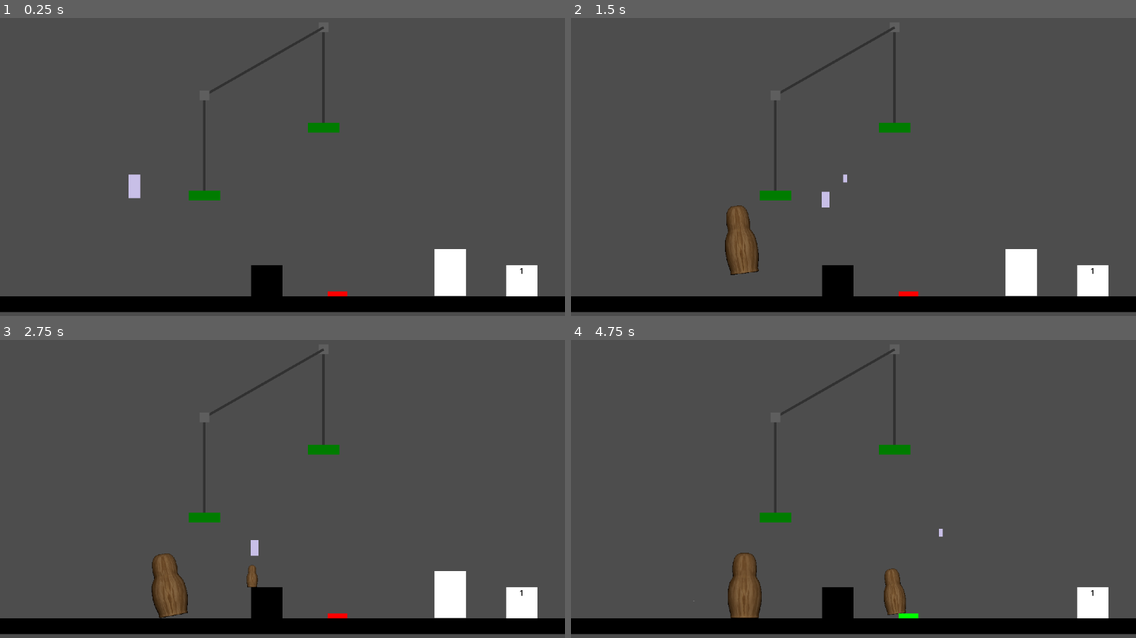
Above: before the commit, frames 1-4 (two rows, left to right).
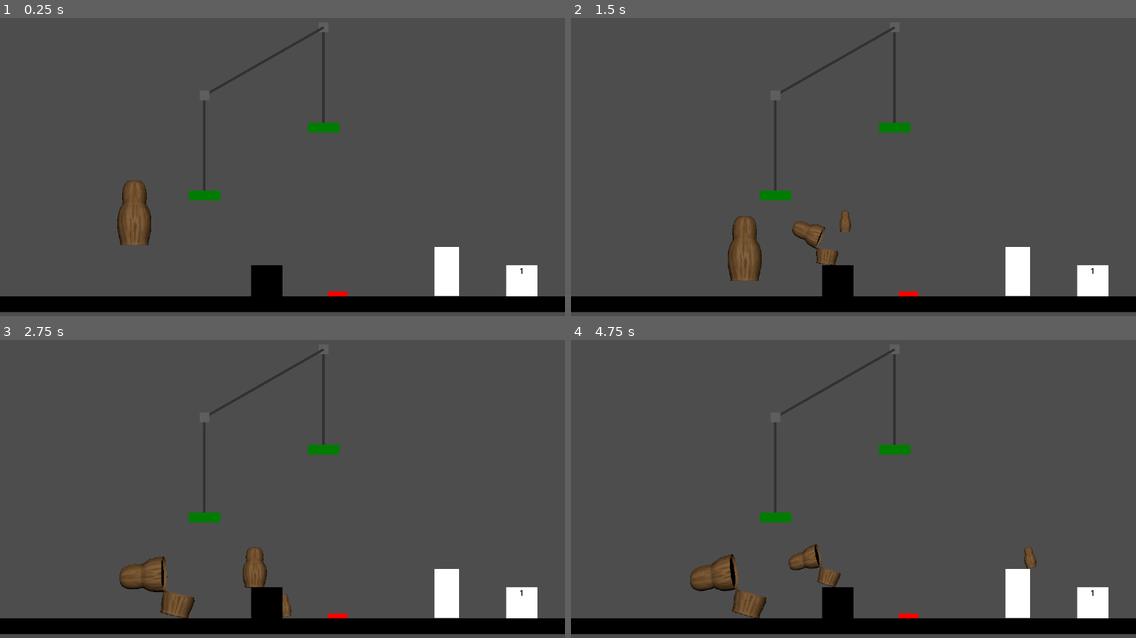
Above: after the commit, the same moments.

Repository: SethHDavis99/GMTK2024
Game: Godot game, scene res://levels/main.tscn
Same seed, same stepped clock (60 frames per second), same inputs: the game is played once before the commit and once after it.
Inputs (mouse positions are in pixels of both pictures, inside the frame that each line leads up to):
- Up to frame 1 (0.25 s): no input
- Up to frame 2 (1.5 s): move the mouse to (706, 259) at 0.52 s; press the mouse at (706, 259) at 0.53 s; hold D (move_right) from 0.53 s (still down); tap W (jump) at 0.77, 1.07 s; tap Space (pop) at 0.8, 1.35 s; move the mouse to (808, 208) at 1.27 s; release the mouse at (808, 208) at 1.28 s
- Up to frame 3 (2.75 s): tap W (jump) at 1.52, 1.55, 1.82 s; move the mouse to (350, 459) at 2.02 s; release D (move_right) at 2.03 s; hold A (move_left) from 2.03 s (still down); hold W (jump) from 2.03 s (still down); click (350, 459) at 2.3 s
- Up to frame 4 (4.75 s): move the mouse to (825, 542) at 2.77 s; release A (move_left) at 2.78 s; release W (jump) at 2.78 s; hold D (move_right) 2.78-4.28 s; click (825, 542) at 2.85 s; tap W (jump) at 3.02, 3.32, 3.77, 3.8, 4.07, 4.52 s; tap Space (pop) at 3.05 s; move the mouse to (1023, 527) at 3.52 s; hold Space (pop) 3.53-4.28 s; move the mouse to (1000, 456) at 4.27 s; hold A (move_left) from 4.28 s (still down); click (1000, 456) at 4.35 s

The runs differ from the first frame. In frame 1, 1.3% of the frame differs, in the area x 20-83%, y 52-94%; in frame 2, 1.6%; in frame 3, 2.0%; in frame 4, 3.4%, in the area x 21-83%, y 63-94%.

Commit message:
resubmit changes

Diff:
--- a/objects/door.tscn
+++ b/objects/door.tscn
@@ -3,17 +3,16 @@
 [ext_resource type="Script" path="res://scripts/door.gd" id="1_ywdgb"]
 
 [sub_resource type="RectangleShape2D" id="RectangleShape2D_gwkf2"]
-size = Vector2(64, 96)
+size = Vector2(50, 100)
 
 [node name="Door" type="StaticBody2D"]
 script = ExtResource("1_ywdgb")
 
 [node name="ColorRect" type="ColorRect" parent="."]
-custom_minimum_size = Vector2(-0.045, 0)
 offset_left = -25.0
-offset_top = -96.0
-offset_right = 39.0
+offset_top = -100.0
+offset_right = 25.0
 
 [node name="CollisionShape2D" type="CollisionShape2D" parent="."]
-position = Vector2(7, -48)
+position = Vector2(0, -50)
 shape = SubResource("RectangleShape2D_gwkf2")
--- a/objects/player.tscn
+++ b/objects/player.tscn
@@ -3,13 +3,15 @@
 [ext_resource type="SpriteFrames" uid="uid://bstl8yolb5enr" path="res://sprites/player_anim.tres" id="1_01bsf"]
 [ext_resource type="Script" path="res://scripts/player.gd" id="1_aq5fj"]
 
-[sub_resource type="RectangleShape2D" id="RectangleShape2D_sm2x2"]
-size = Vector2(92, 178)
+[sub_resource type="CapsuleShape2D" id="CapsuleShape2D_iigf8"]
+radius = 32.0
+height = 174.0
 
 [sub_resource type="RectangleShape2D" id="RectangleShape2D_7241j"]
 size = Vector2(81, 183.375)
 
 [node name="Player" type="CharacterBody2D"]
+z_index = -9
 collision_layer = 3
 collision_mask = 3
 input_pickable = true
@@ -18,10 +20,13 @@
 [node name="AnimatedSprite2D" type="AnimatedSprite2D" parent="."]
 position = Vector2(0, -160)
 sprite_frames = ExtResource("1_01bsf")
+animation = &"R_OpenUp"
+frame = 8
+frame_progress = 1.0
 
 [node name="CollisionShape2D" type="CollisionShape2D" parent="."]
 position = Vector2(0, -89)
-shape = SubResource("RectangleShape2D_sm2x2")
+shape = SubResource("CapsuleShape2D_iigf8")
 one_way_collision = true
 
 [node name="Area2D" type="Area2D" parent="."]
@@ -31,8 +36,20 @@
 position = Vector2(0, -63)
 shape = SubResource("RectangleShape2D_7241j")
 
+[node name="SpawnTimer" type="Timer" parent="."]
+wait_time = 0.2
+one_shot = true
+autostart = true
+
+[node name="PopinTimer" type="Timer" parent="."]
+wait_time = 0.3
+one_shot = true
+
 [connection signal="input_event" from="." to="." method="_on_input_event"]
 [connection signal="mouse_entered" from="." to="." method="_on_mouse_entered"]
 [connection signal="mouse_exited" from="." to="." method="_on_mouse_exited"]
+[connection signal="animation_finished" from="AnimatedSprite2D" to="." method="_on_animated_sprite_2d_animation_finished"]
 [connection signal="body_entered" from="Area2D" to="." method="_on_area_2d_body_entered"]
 [connection signal="body_exited" from="Area2D" to="." method="_on_area_2d_body_exited"]
+[connection signal="timeout" from="SpawnTimer" to="." method="_on_spawn_timer_timeout"]
+[connection signal="timeout" from="PopinTimer" to="." method="_on_popin_timer_timeout"]
--- a/scripts/global.gd
+++ b/scripts/global.gd
@@ -1,6 +1,7 @@
 extends Node
 
 var hovered_player = null
+var selected_player = null
 var players = {}
 
 func play_sound(sound : AudioStream, position : Vector2, pitch := 1.0):
--- a/scripts/player.gd
+++ b/scripts/player.gd
@@ -10,8 +10,10 @@
 var can_control = true
 var nearby_parent = null
 var nearby_pully = null
+var playing_popin = false
 
 func _ready() -> void:
+	Global.selected_player = self
 	Global.players[size] = self
 	scale = Vector2(size / MAX_SIZE, size / MAX_SIZE)
 
@@ -25,7 +27,7 @@
 		var direction := Input.get_axis("move_left", "move_right")
 		if direction:
 			velocity.x = direction * SPEED
-			$AnimatedSprite2D.flip_h = direction > 0
+			$AnimatedSprite2D.flip_h = direction < 0
 			if is_on_floor():
 				$AnimatedSprite2D.play("R_Walk")
 		else:
@@ -53,13 +55,17 @@
 
 func jump(overide_speed = -1):
 	$AnimatedSprite2D.play("Jump")
-	var jump_speed = JUMP_VELOCITY + (JUMP_MOD * (MAX_SIZE - size))
+	var jump_speed = JUMP_VELOCITY
 	if overide_speed > 0:
 		jump_speed = overide_speed
-	velocity.y = -jump_speed
+	velocity.y = (jump_speed + (JUMP_MOD * (MAX_SIZE - size))) * -1
 
 func _unhandled_input(event: InputEvent) -> void:
-	if event.is_action_pressed("click") and Global.hovered_player:
+	if playing_popin:
+		return
+
+	if event.is_action_pressed("click") and Global.hovered_player and !Global.hovered_player.playing_popin:
+		Global.selected_player = Global.hovered_player
 		can_control = Global.hovered_player == self
 
 	if event.is_action_pressed("reset"):
@@ -70,18 +76,26 @@
 
 	if event.is_action_pressed("pop"):
 		if nearby_parent:
-			nearby_parent.can_control = true
-			queue_free()
+			Global.selected_player = nearby_parent
+			nearby_parent.get_node("AnimatedSprite2D").play("R_OpenUp")
 			get_viewport().set_input_as_handled()
 			Global.play_sound(preload("res://audio/GMTK2024_DollPopOut_01.ogg"),global_position, MAX_SIZE / size)
+			can_control = false
+			var tween = get_tree().create_tween()
+			tween.tween_property(self,"global_position",nearby_parent.global_position - Vector2(0,50 * nearby_parent.scale.x),0.5).set_ease(Tween.EASE_OUT).set_trans(Tween.TRANS_CUBIC)
+			tween.finished.connect(on_tween_finished)
+			set_physics_process(false)
+			playing_popin = true
+
 		elif size > 1 and !Global.players.has(size-1):
 			var inst = load("res://objects/player.tscn").instantiate()
 			inst.size = size-1
 			inst.global_position = global_position
 			get_parent().add_child(inst)
-			inst.jump()
+			inst.jump(200)
 			can_control = false
 			Global.play_sound(preload("res://audio/GMTK2024_DollPopOut_01.ogg"),global_position, MAX_SIZE / size)
+			$AnimatedSprite2D.play("R_OpenUp")
 
 	if event.is_action_pressed("jump") and is_on_floor():
 		jump()
@@ -114,3 +128,18 @@
 		else:
 			break
 	return weight
+
+func _on_spawn_timer_timeout() -> void:
+	z_index = -int(size)
+
+func _on_animated_sprite_2d_animation_finished() -> void:
+	if $AnimatedSprite2D.animation == "R_OpenUp":
+		if Global.selected_player == self:
+			can_control = true
+
+func on_tween_finished():
+	z_index = -99
+	$PopinTimer.start()
+
+func _on_popin_timer_timeout() -> void:
+	queue_free()
